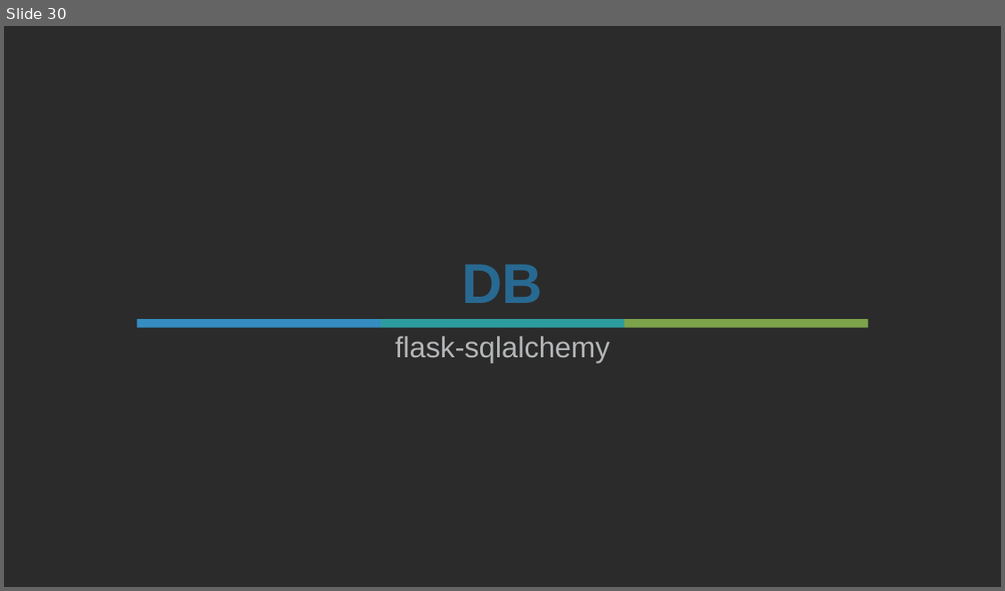
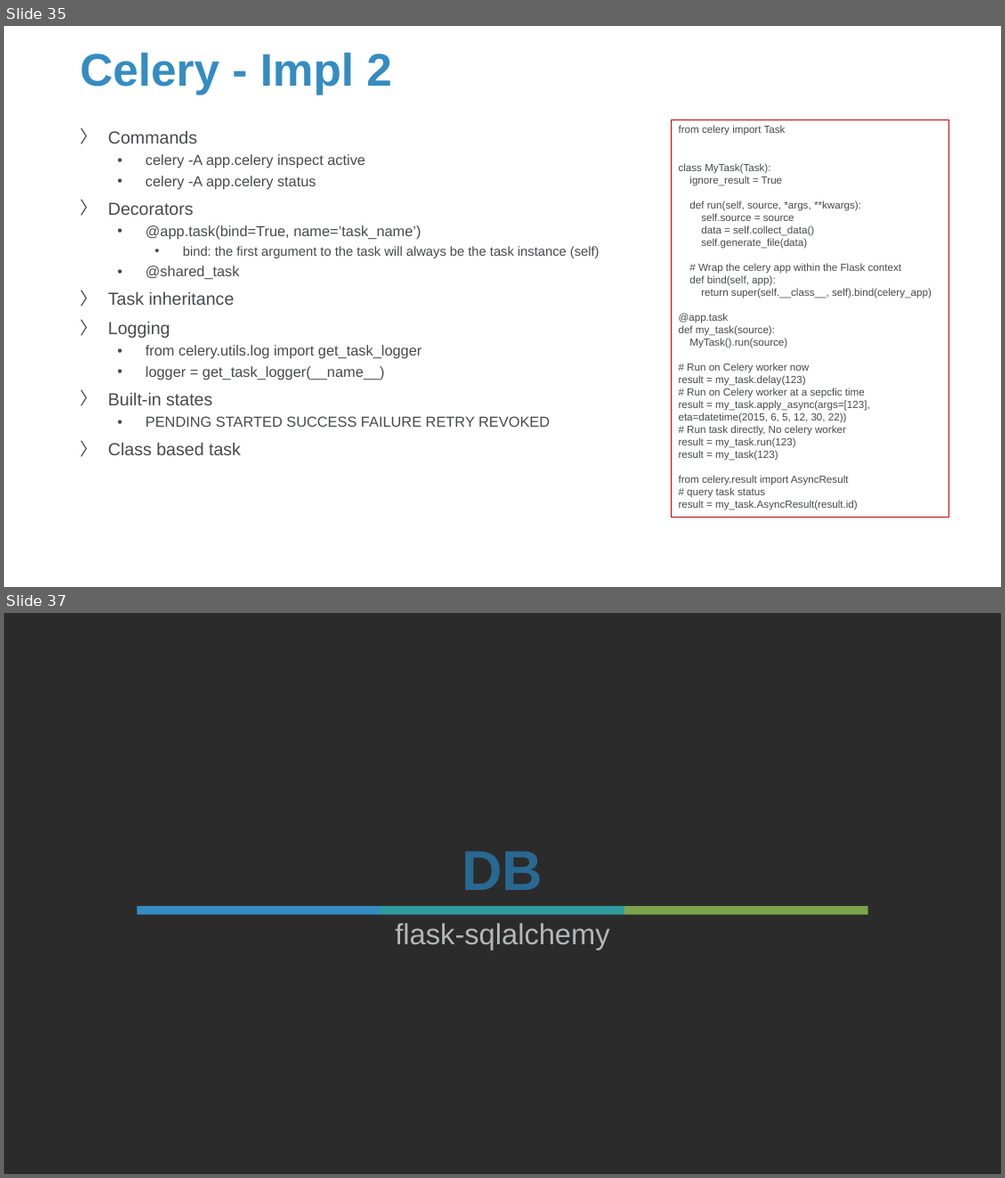
Before and after one commit to Sparks-Lu/TechNotes, a slide deck: Web/Flask-Notes.pptx. Shown one above the other, each under a label of ours: slide 30 before the commit, slides 35 and 37 after it; the slides between them are not shown. The pictures are 1005x591 and 1005x1178 pixels, drawn with LibreOffice and Linux fonts; fonts in the diff are those of the drawing; background and template pictures are left out; a plain dark background stands for a picture behind light text. Boxes give left, top, right and bottom in pixels: in the first picture for what was removed or moved away, otherwise in the second. Text is boxed around its words. In the diff, an @@ line names an element or a change of style, - is before the commit and + after.

```diff
--- a/Web/Flask-Notes.pptx
+++ b/Web/Flask-Notes.pptx
@@ slide 35 added at bbox=[4, 26, 1001, 587], background picture (left out) @@
@@ title added at bbox=[80, 53, 392, 95], 44 pt, text #358CC1, bold @@
+Celery - Impl 2
@@ text added at bbox=[108, 131, 599, 455], 14 pt, text #47494B @@
+〉 Commands
+  • celery -A app.celery inspect active
+  • celery -A app.celery status
+〉 Decorators
+  • @app.task(bind=True, name=’task_name’)
+    • bind: the first argument to the task will always be the task instance (self)
+  • @shared_task
+〉 Task inheritance
+〉 Logging
+  • from celery.utils.log import get_task_logger
+  • logger = get_task_logger(__name__)
+〉 Built-in states
+  • PENDING STARTED SUCCESS FAILURE RETRY REVOKED
+〉 Class based task
@@ rectangle added at bbox=[671, 119, 949, 517], outline #C00000 0.75 pt, 10 pt, text #47494B @@
+from celery import Task
+class MyTask(Task):
+ignore_result = True
+def run(self, source, *args, **kwargs):
+self.source = source
+data = self.collect_data()
+self.generate_file(data)
+# Wrap the celery app within the Flask context
+def bind(self, app):
+return super(self.__class__, self).bind(celery_app)
+@app.task
+def my_task(source):
+MyTask().run(source)
+# Run on Celery worker now
+result = my_task.delay(123)
+# Run on Celery worker at a sepcfic time
+result = my_task.apply_async(args=[123], eta=datetime(2015, 6, 5, 12, 30, 22))
+# Run task directly, No celery worker
+result = my_task.run(123)
+result = my_task(123)
+from celery.result import AsyncResult
+# query task status
+result = my_task.AsyncResult(result.id)
@@ what was slide 30 is now slide 37 @@
```
Also in this commit, not shown: 4 slides changed, 10 other slides added, 8 other files.
